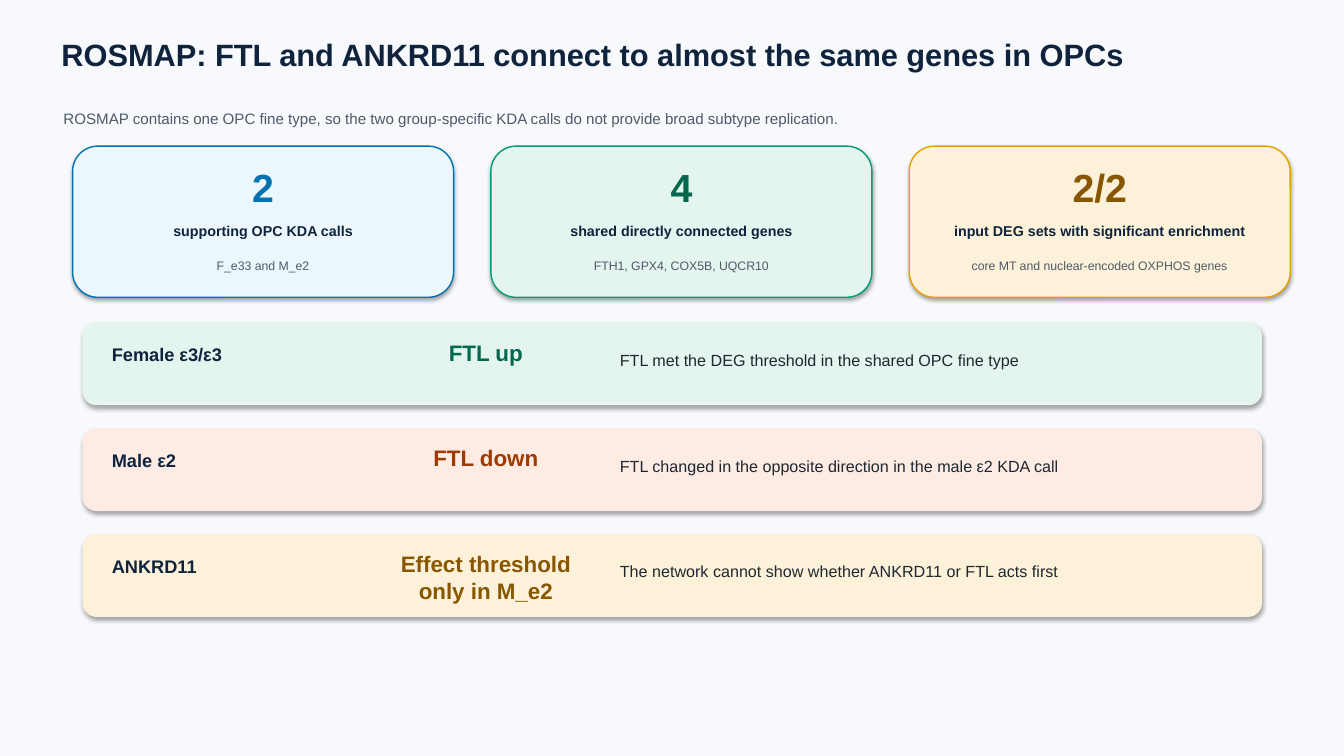
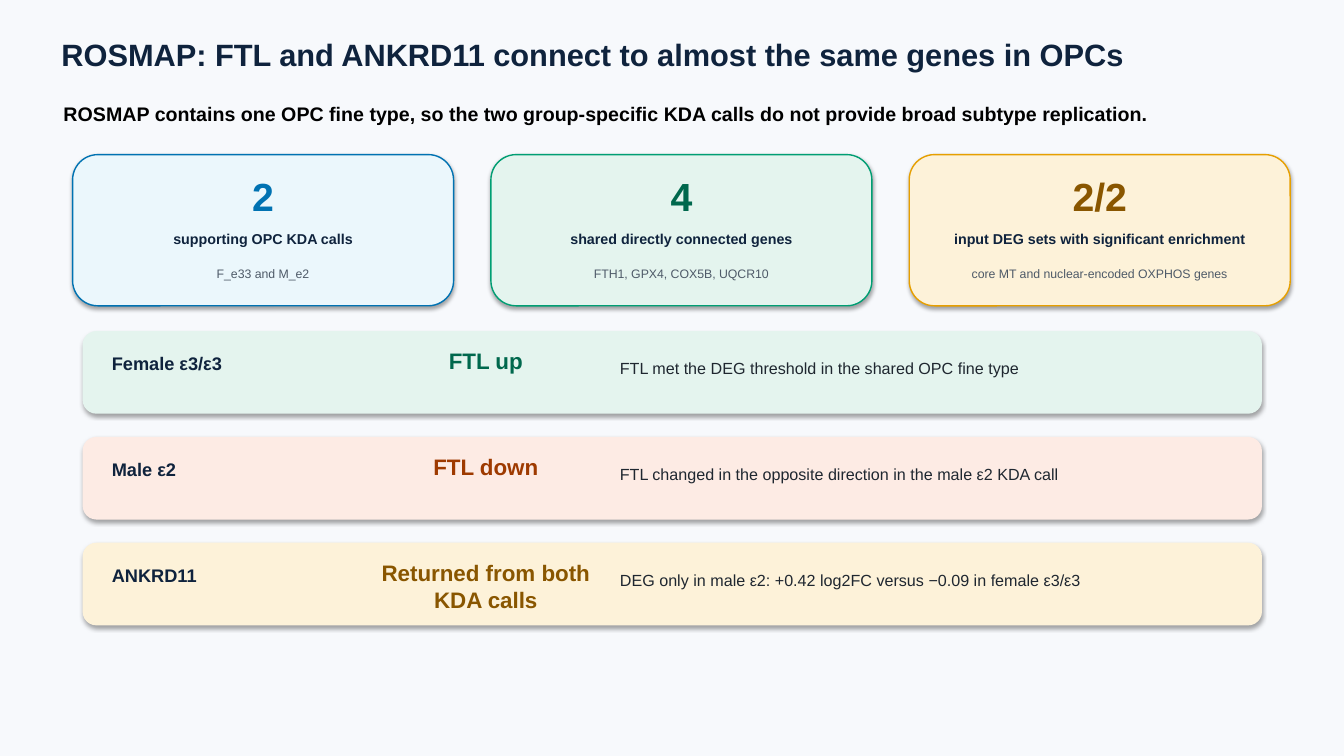
Before and after one commit to ericzhuang2010/alzheimer, a slide deck: slide 133 of docs/presentations/09162026/09162026_sex_apoe_kda_fine_broad.pptx. Drawn at 1344x756 pixels with LibreOffice and Linux fonts; fonts in the diff are those of the drawing. Boxes give left, top, right and bottom in pixels: in the first picture for what was removed or moved away, otherwise in the second. Text is boxed around its words. In the diff, an @@ line names an element or a change of style, - is before the commit and + after.

```diff
--- a/docs/presentations/09162026/09162026_sex_apoe_kda_fine_broad.pptx
+++ b/docs/presentations/09162026/09162026_sex_apoe_kda_fine_broad.pptx
@@ text "ROSMAP contains one OPC fine ...": place and size @@
-text "ROSMAP contains one OPC fine ..." at (63,113,838,127)
+text "ROSMAP contains one OPC fine ..." at (63,106,1147,125)
@@ text "ROSMAP contains one OPC fine ..." at (63,106,1147,125): size 10.8 to 14 pt, text colour #4E5A68 to #000000, bold on @@
@@ 16 texts, 6 rounded rectangles: place and size @@
-16 texts, 6 rounded rectangles at (73,146,1291,617)
+16 texts, 6 rounded rectangles at (73,154,1291,625)
@@ text at (382,564,590,609): text changed @@
-Effect threshold only in M_e2
+Returned from both KDA calls
@@ text at (620,574,1081,590): text changed @@
-The network cannot show whether ANKRD11 or FTL acts first
+DEG only in male ε2: +0.42 log2FC versus −0.09 in female ε3/ε3
```
Also in this commit, not shown: 33 other slides changed, 4 other files.
